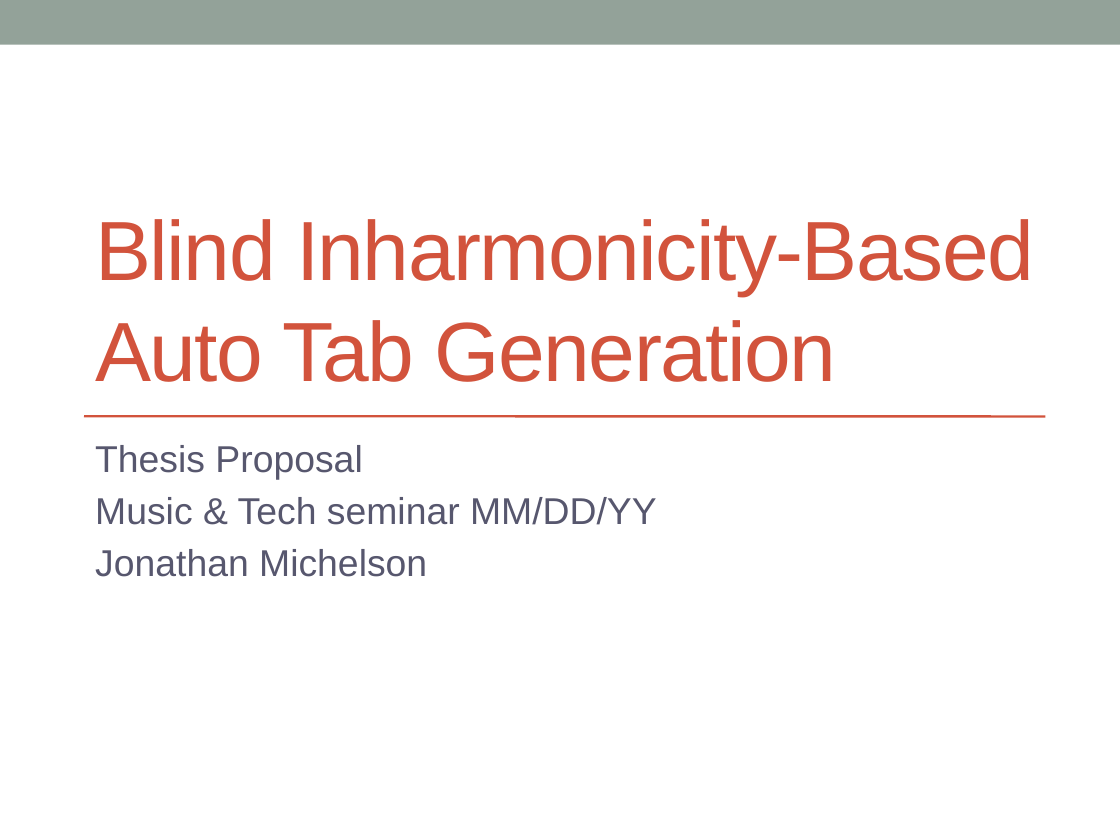
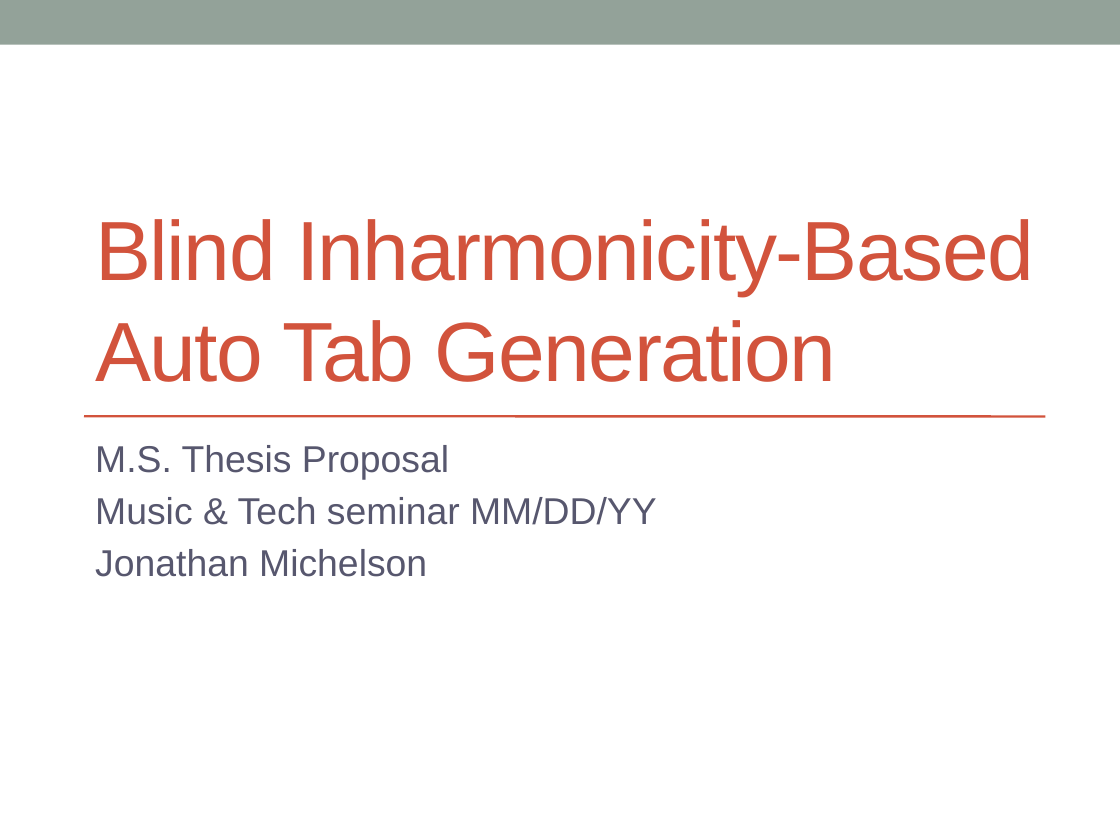
Before and after one commit to jmichel3/ms-thesis, a slide deck: slide 1 of proposal/proposal.pptx. Drawn at 1120x840 pixels with LibreOffice and Linux fonts; fonts in the diff are those of the drawing. Boxes give left, top, right and bottom in pixels: in the first picture for what was removed or moved away, otherwise in the second. Text is boxed around its words. In the diff, an @@ line names an element or a change of style, - is before the commit and + after.

```diff
--- a/proposal/proposal.pptx
+++ b/proposal/proposal.pptx
@@ subtitle at bbox=[95, 445, 449, 479]: text changed @@
-Thesis Proposal
+M.S. Thesis Proposal
```
Also in this commit, not shown: 37 other files.
